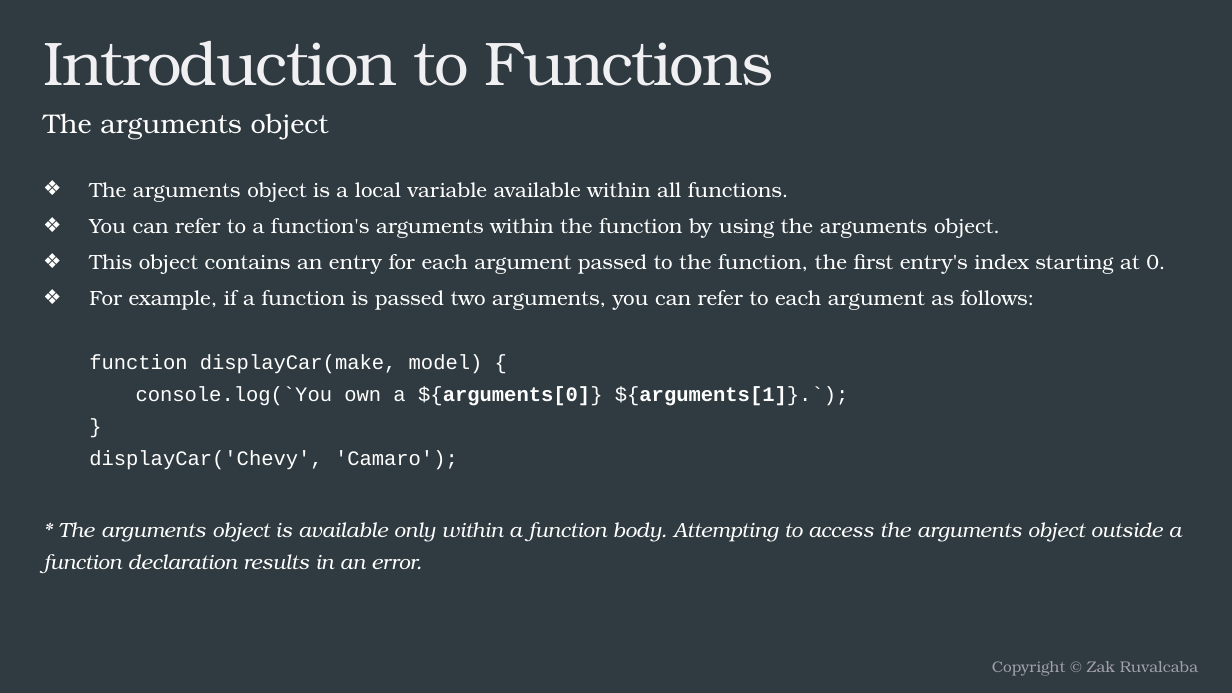
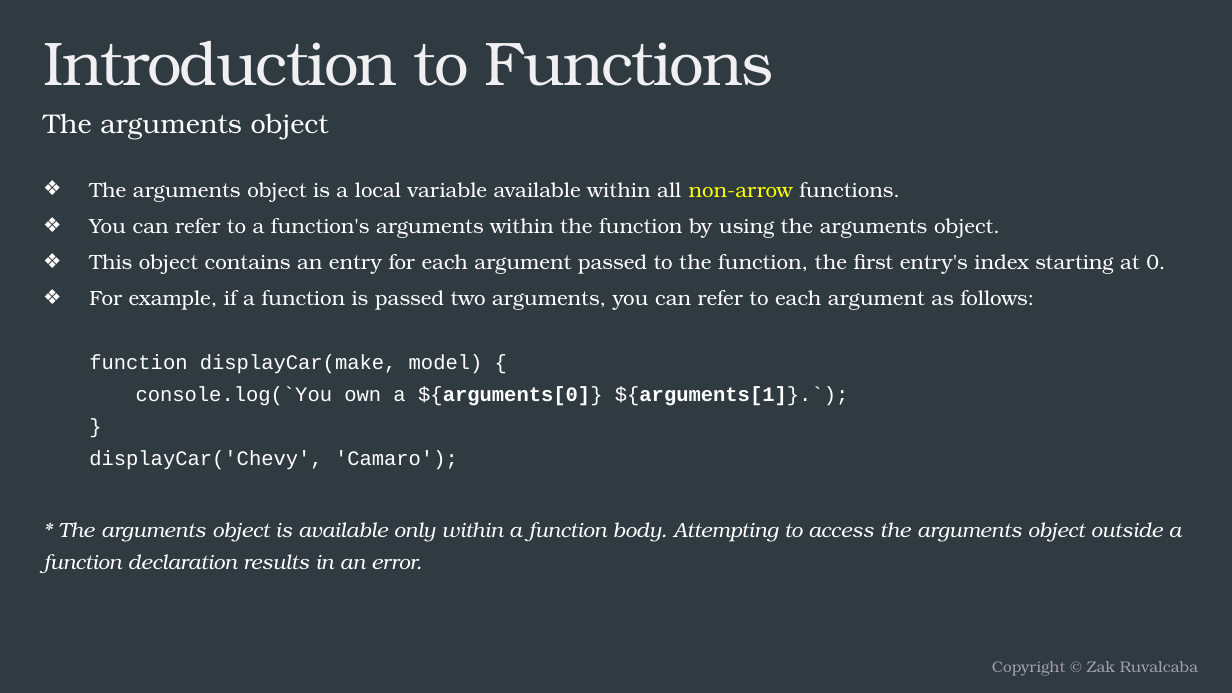
Before and after one commit to bcltester/FEWD, a slide deck: slide 22 of Lecture 5/lecture5.pptx. Drawn at 1232x693 pixels with LibreOffice and Linux fonts; fonts in the diff are those of the drawing. Boxes give left, top, right and bottom in pixels: in the first picture for what was removed or moved away, otherwise in the second. Text is boxed around its words. In the diff, an @@ line names an element or a change of style, - is before the commit and + after.

```diff
--- a/Lecture 5/lecture5.pptx
+++ b/Lecture 5/lecture5.pptx
@@ text at [89,182,900,202]: text changed @@
-❖ The arguments object is a local variable available within all functions.
+❖ The arguments object is a local variable available within all non-arrow functions.
```
Also in this commit, not shown: 4 other slides changed, 16 other files.
